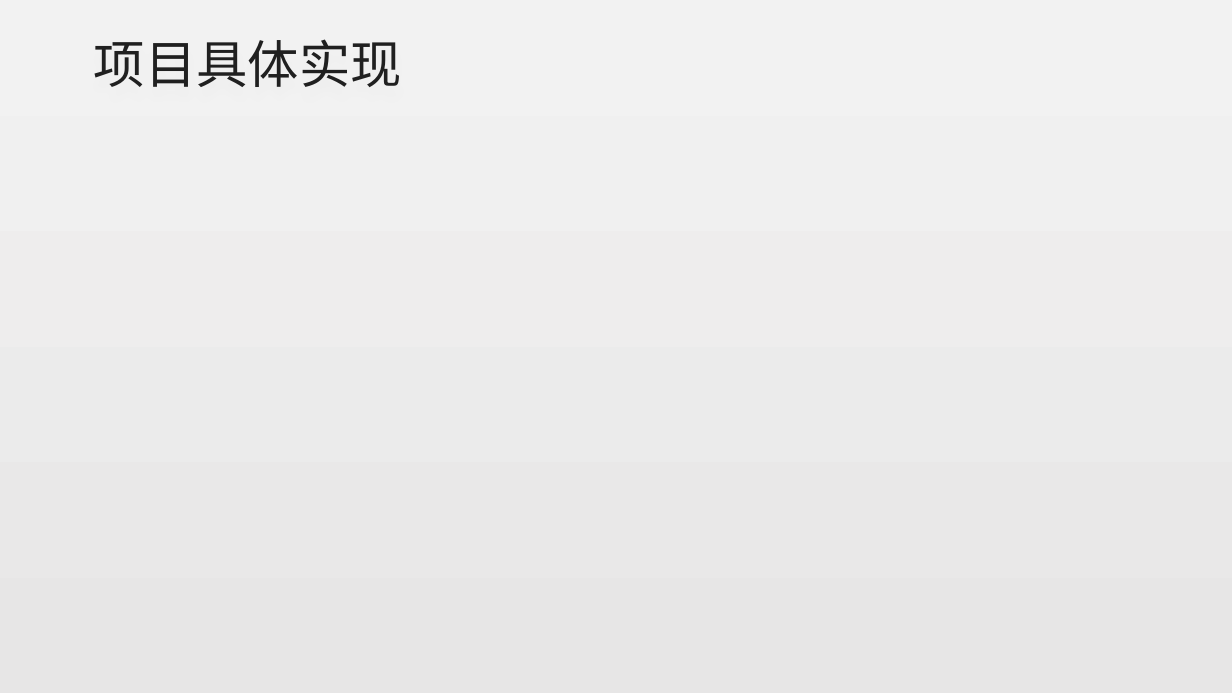
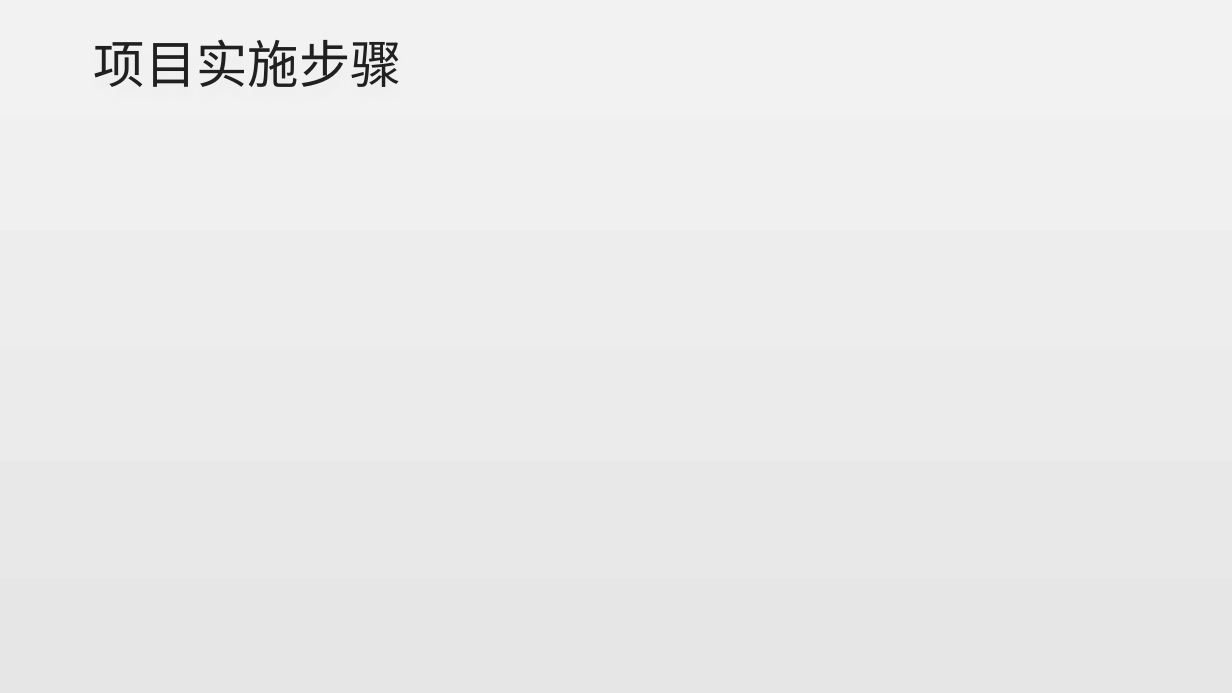
Before and after one commit to alanz2015/Study-Notes, a slide deck: slide 7 of 实时路面积水检测设备实现方案-张沛霖20170816.pptx (slide 5 before the commit). Drawn at 1232x693 pixels with LibreOffice and Linux fonts; fonts in the diff are those of the drawing. Boxes give left, top, right and bottom in pixels: in the first picture for what was removed or moved away, otherwise in the second. Text is boxed around its words. In the diff, an @@ line names an element or a change of style, - is before the commit and + after.

```diff
--- a/实时路面积水检测设备实现方案-张沛霖20170816.pptx
+++ b/实时路面积水检测设备实现方案-张沛霖20170816.pptx
@@ title at (94, 39, 402, 87): text changed @@
-项目具体实现
+项目实施步骤
```
Also in this commit, not shown: 2 other slides changed, 2 slides added.
